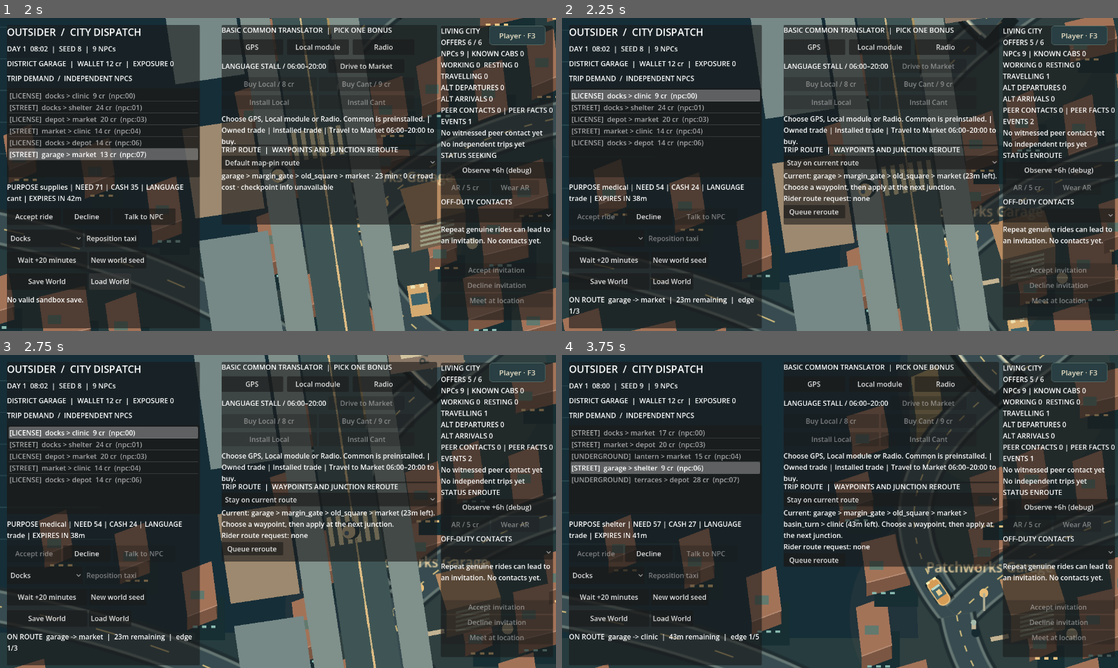
Above: before the commit, frames 1-4 (two rows, left to right).
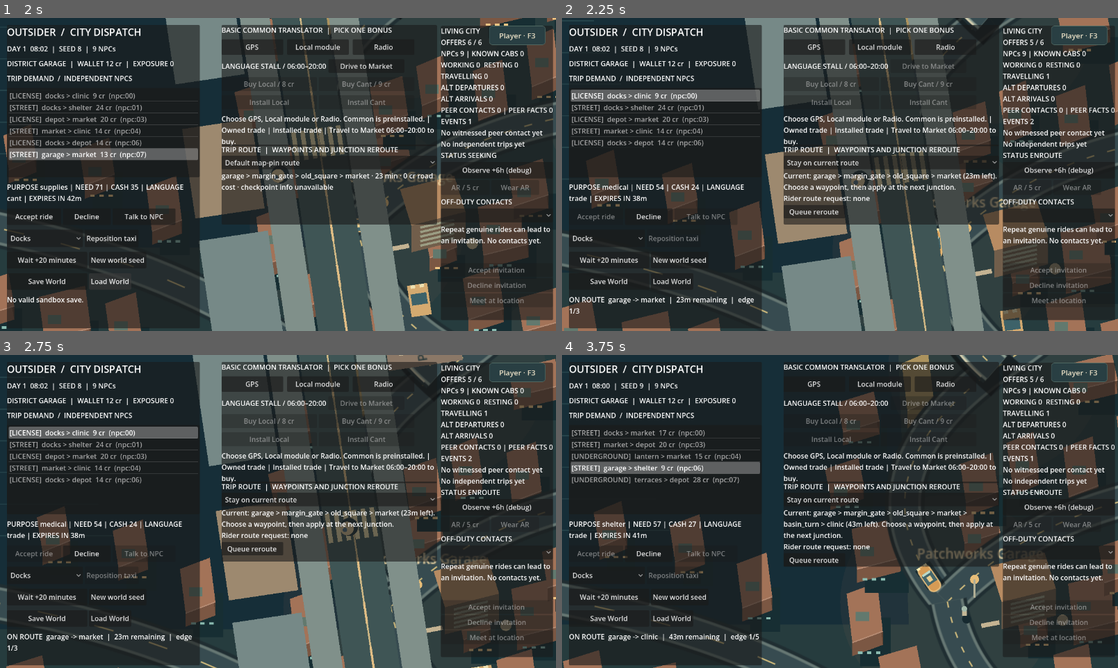
Above: after the commit, the same moments.

Repository: MohamedXIV/outsider-driver-2d
Game: Godot game, scene res://scenes/sandbox.tscn
Two runs of this game, one before a commit and one after it. Both use one fixed random seed, a clock stepped at 60 frames per second and the inputs below.
Inputs:
- Up to frame 1 (2 s): click "Debug · F3" at 0.5 s; click "Load World" at 1.25 s
- Up to frame 2 (2.25 s): click "Accept ride" at 2 s
- Up to frame 3 (2.75 s): no input
- Up to frame 4 (3.75 s): click "New world seed" at 2.75 s; click "Accept ride" at 3.5 s

Frame 1 is identical in both runs. In frame 2, 17% of the frame differs, in the area x 0-100%, y 0-100%; in frame 3, 6.3%; in frame 4, 17%.

Commit message:
fix: ease route-start camera lookahead and reset follow on world load

Diff:
--- a/scripts/sandbox/sandbox_city_view.gd
+++ b/scripts/sandbox/sandbox_city_view.gd
@@ -14,6 +14,7 @@
 const MAX_ZOOM: float = 4.0
 var zoom_preference: float = DEFAULT_ZOOM
 var _zoom: float = DEFAULT_ZOOM
+var _camera_initialized: bool = false
 
 func set_manual_zoom(value: float) -> void:
 	if is_finite(value):
@@ -74,7 +75,10 @@
 			ahead += tangent.normalized()*65
 	var camera: Camera2D = get_parent().get_node("Camera2D")
 	var framing: Vector2=Vector2(70 if ui_rtl else -70,-45)
-	camera.position = taxi + framing if reduced_motion else taxi + framing + (ahead-taxi)*.5
+	var target: Vector2=taxi + framing if reduced_motion else taxi + framing + (ahead-taxi)*.5
+	camera.position = target if reduced_motion or not _camera_initialized else \
+			camera.position.lerp(target,1.0-exp(-8.0*maxf(delta,0.0)))
+	_camera_initialized=true
 	_zoom = zoom_preference if reduced_motion else lerpf(_zoom, zoom_preference, 1.0-exp(-8.0*maxf(delta,0.0)))
 	camera.zoom = Vector2.ONE * _zoom
 	_layers["ground"].queue_redraw()
--- a/scripts/sandbox/sandbox_main.gd
+++ b/scripts/sandbox/sandbox_main.gd
@@ -605,6 +605,7 @@
 	_selected_meeting_id = ""
 	_meeting_dialogue = null
 	_elapsed = 0.0
+	_city._camera_initialized=false
 	_notice_text = "Fresh independent simulated city seed."
 	_render()
 
@@ -633,6 +634,7 @@
 			return
 	_reset_local_pedestrian()
 	_world = saved
+	_city._camera_initialized=false
 	_city.world = saved
 	_street_restore_state = bundle.get("presentation",{}).get("street_state",{}).duplicate(true)
 	_conversation = restored
--- a/tests/test_camera_zoom.gd
+++ b/tests/test_camera_zoom.gd
@@ -32,5 +32,12 @@
 	city.set_manual_zoom(3.5)
 	scene._on_load()
 	assert(is_equal_approx(city.zoom_preference, 1.25), "Manual preference survives world load")
+	city.reduced_motion=false
+	city._process(0.0)
+	var parked_camera: Vector2=camera.position
+	assert(scene.get("_world").reposition("market"))
+	city._process(0.01)
+	assert(camera.position.distance_to(parked_camera)<5.0,
+			"Starting a route must ease lookahead instead of jumping the camera")
 	print("CAMERA_ZOOM_PASS closer bounded smooth reduced-motion touch persistent world-neutral")
 	quit()
Not shown, changed: docs/OVERNIGHT_COMPLETION.md
